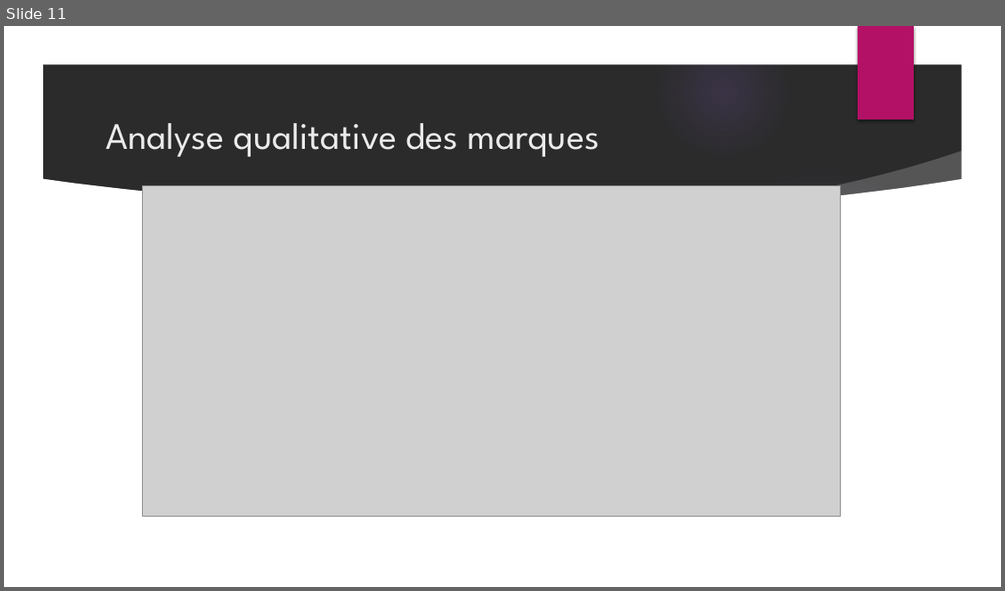
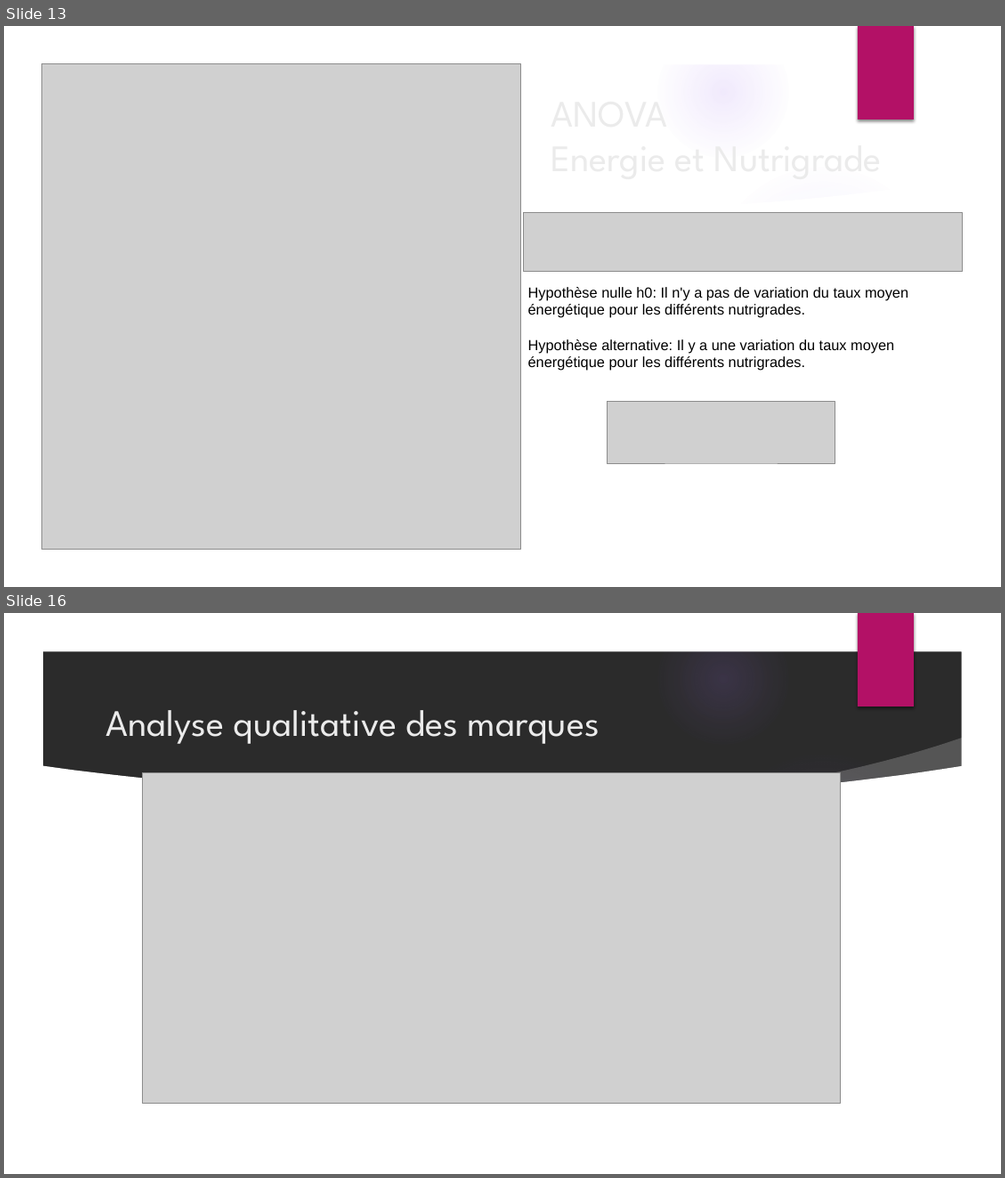
Before and after one commit to ThibaultDieudonne/OpenFoodFacts-Data-Exploration, a slide deck: P3_01_presentation.pptx. Shown one above the other, each under a label of ours: slide 11 before the commit, slides 13 and 16 after it; the slides between them are not shown. The pictures are 1005x591 and 1005x1178 pixels, drawn with LibreOffice and Linux fonts; fonts in the diff are those of the drawing; grey boxes stand for pictures; background and template pictures are left out; a plain dark background stands for a picture behind light text. Boxes give left, top, right and bottom in pixels: in the first picture for what was removed or moved away, otherwise in the second. Text is boxed around its words. In the diff, an @@ line names an element or a change of style, - is before the commit and + after.

```diff
--- a/P3_01_presentation.pptx
+++ b/P3_01_presentation.pptx
@@ slide 13 added at [4, 26, 1001, 587], background picture (left out); not listed: 9 template elements that a slide beside it also shows @@
@@ picture added at [41, 64, 521, 549] @@
@@ title added at [543, 105, 1001, 163], 36 pt, text #EBEBEB @@
+ANOVA
+Energie et Nutrigrade
@@ picture added at [524, 212, 962, 271] @@
@@ text added at [528, 287, 908, 370], 14 pt, text #000000 @@
+Hypothèse nulle h0: Il n'y a pas de variation du taux moyen énergétique pour les différents nutrigrades.
+Hypothèse alternative: Il y a une variation du taux moyen énergétique pour les différents nutrigrades.
@@ picture added at [607, 402, 835, 463] @@
@@ what was slide 11 is now slide 16 @@
```
Also in this commit, not shown: 4 slides changed, 5 other slides added, 1 slide removed, 4 other files.
